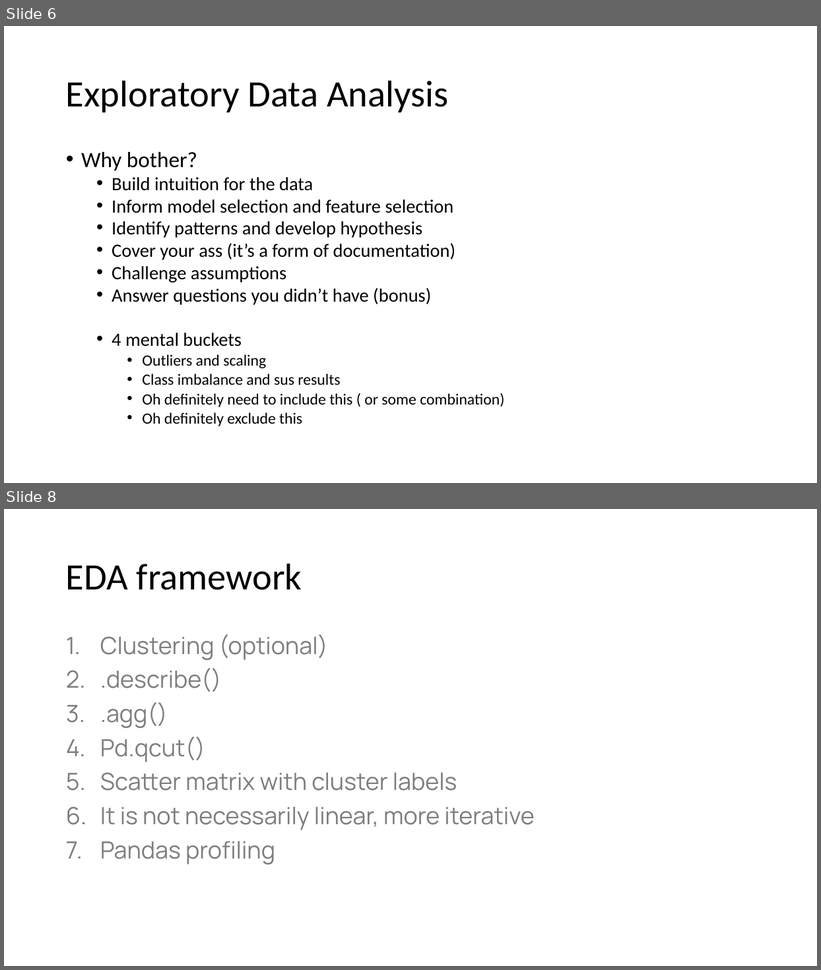
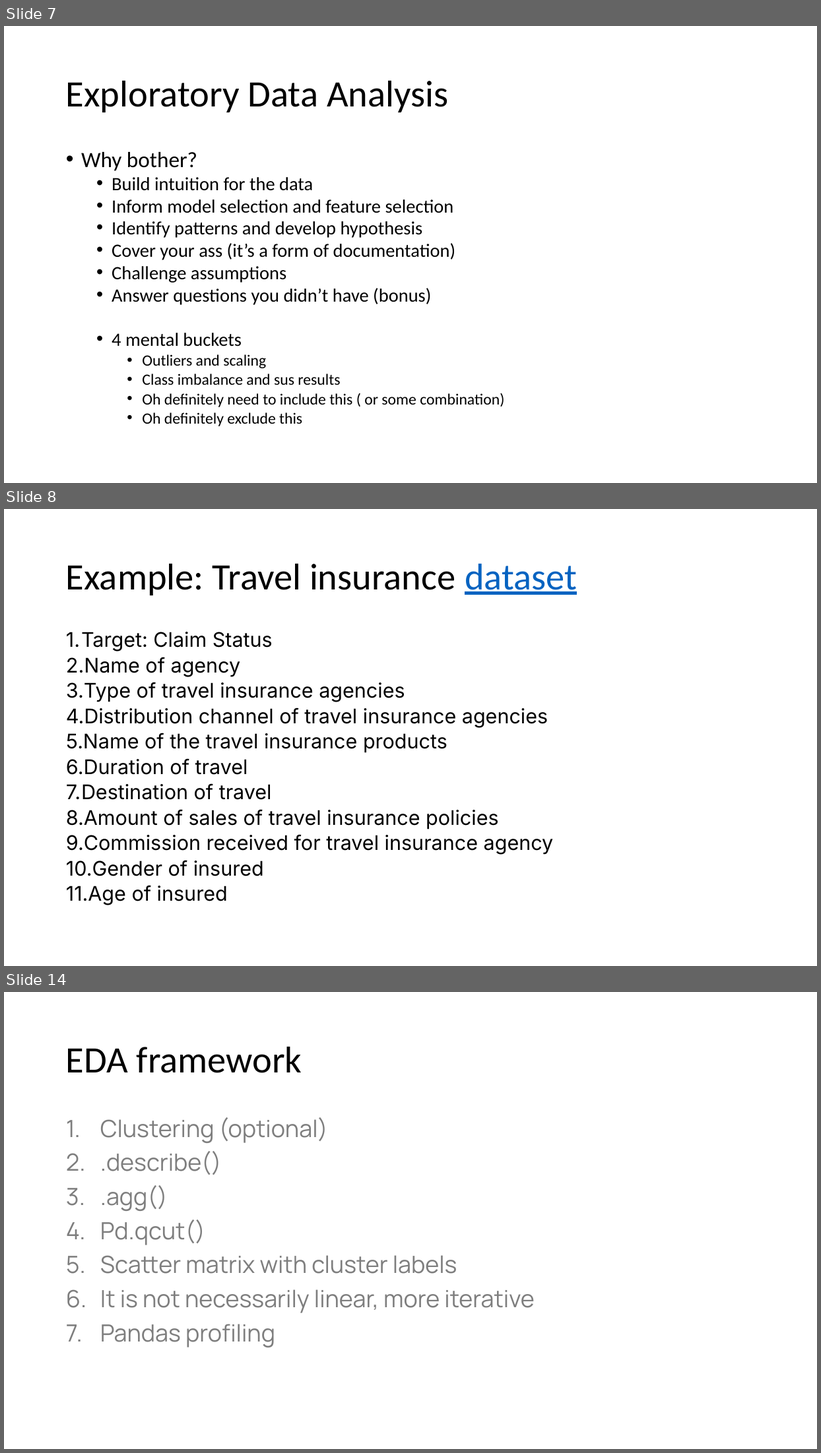
Before and after one commit to jtsw1990/datascience-eda-prezo, a slide deck: Problem Formulation & EDA.pptx. Shown one above the other, each under a label of ours: slides 6 and 8 before the commit, slides 7, 8 and 14 after it; the slides between them are not shown. The pictures are 821x970 and 821x1453 pixels, drawn with LibreOffice and Linux fonts; fonts in the diff are those of the drawing. Boxes give left, top, right and bottom in pixels: in the first picture for what was removed or moved away, otherwise in the second. Text is boxed around its words. In the diff, an @@ line names an element or a change of style, - is before the commit and + after.

```diff
--- a/Problem Formulation & EDA.pptx
+++ b/Problem Formulation & EDA.pptx
@@ slide 8 added at (x1=4, y1=509, x2=817, y2=966), background #FFFFFF @@
@@ title added at (x1=66, y1=563, x2=577, y2=595), 44 pt, text #000000 @@
+Example: Travel insurance dataset
@@ text added at (x1=66, y1=632, x2=554, y2=906), 23.8 pt, text #000000 @@
+1. Target: Claim Status
+2. Name of agency
+3. Type of travel insurance agencies
+4. Distribution channel of travel insurance agencies
+5. Name of the travel insurance products
+6. Duration of travel
+7. Destination of travel
+8. Amount of sales of travel insurance policies
+9. Commission received for travel insurance agency
+10. Gender of insured
+11. Age of insured
@@ what was slide 6 is now slide 7 @@
@@ what was slide 8 is now slide 14 @@
```
Also in this commit, not shown: 2 slides changed, 6 other slides added, 1 slide removed, 5 other files.
